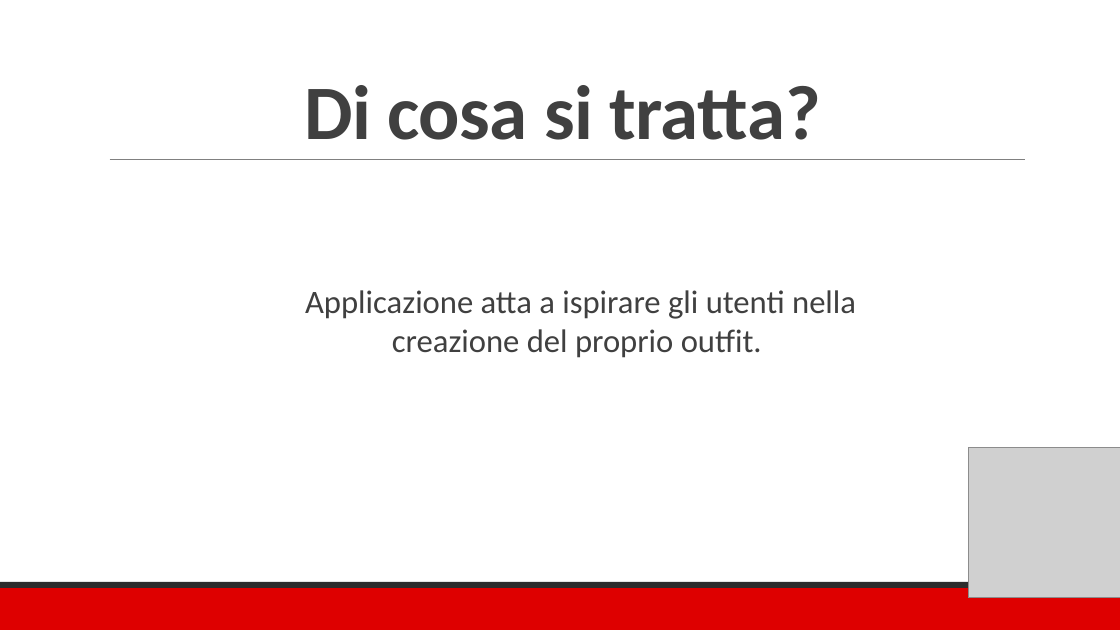
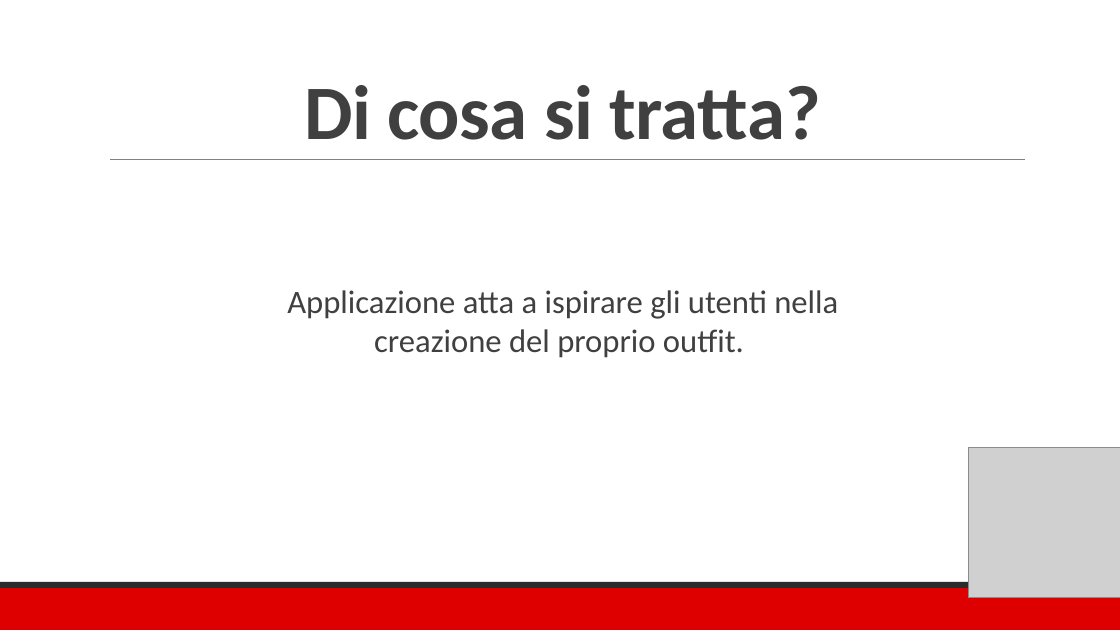
Before and after one commit to ddauny/hypebest, a slide deck: slide 2 of hypebest/presentazioneLast.pptx. Drawn at 1120x630 pixels with LibreOffice and Linux fonts; fonts in the diff are those of the drawing; grey boxes stand for pictures. Boxes give left, top, right and bottom in pixels: in the first picture for what was removed or moved away, otherwise in the second. Text is boxed around its words. In the diff, an @@ line names an element or a change of style, - is before the commit and + after.

```diff
--- a/hypebest/presentazioneLast.pptx
+++ b/hypebest/presentazioneLast.pptx
@@ text "Applicazione atta a ispirare gli ...": place and size @@
-text "Applicazione atta a ispirare gli ..." at [305,290,856,358]
+text "Applicazione atta a ispirare gli ..." at [287,290,838,358]
```
Also in this commit, not shown: 7 other slides changed, 1 slide added.
